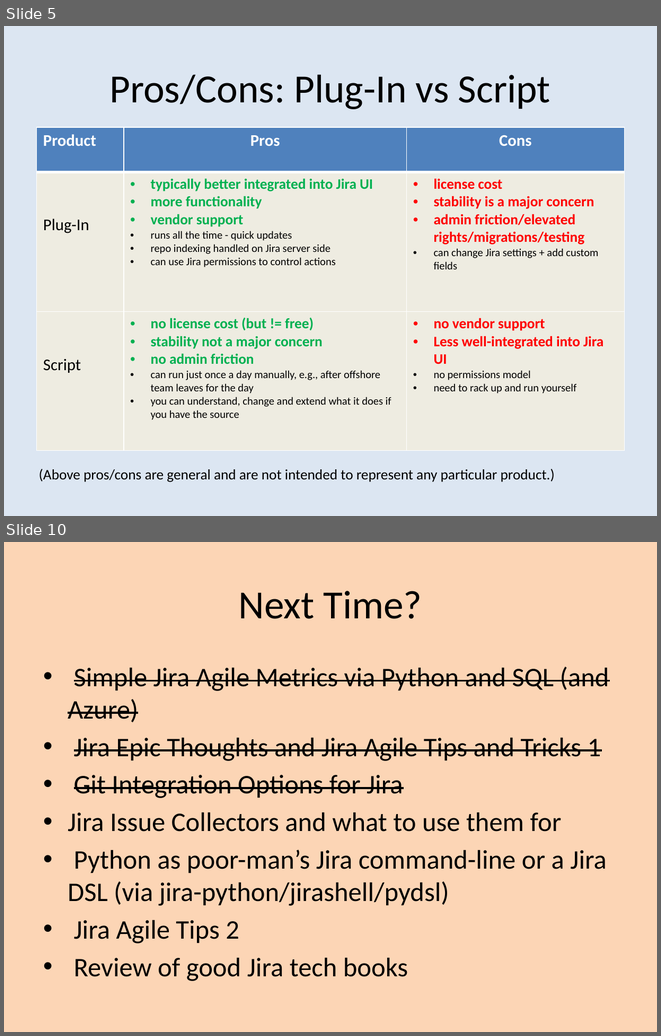
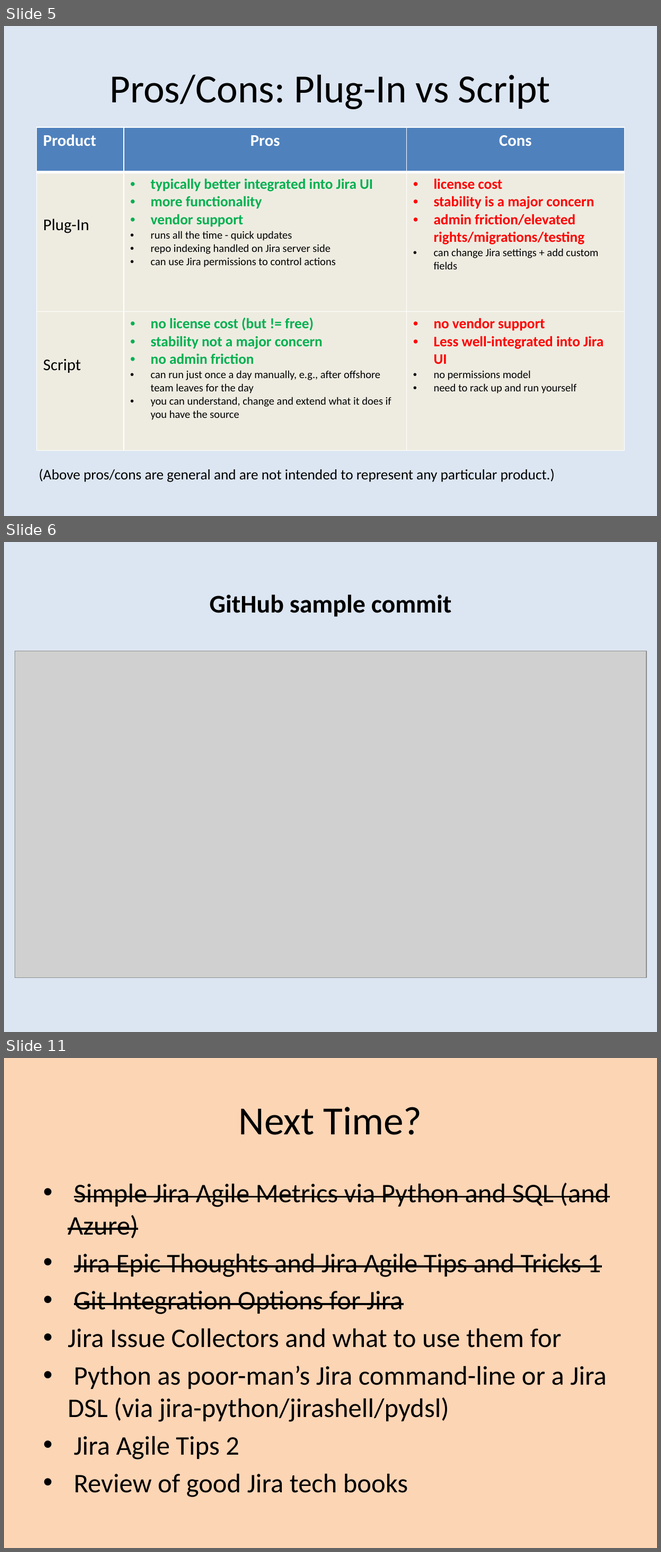
Before and after one commit to bobk/jirapresentations, a slide deck: Git Integration Options for Jira.pptx. Shown one above the other, each under a label of ours: slides 5 and 10 before the commit, slides 5, 6 and 11 after it; the slides between them are not shown. The pictures are 661x1036 and 661x1552 pixels, drawn with LibreOffice and Linux fonts; fonts in the diff are those of the drawing; grey boxes stand for pictures. Boxes give left, top, right and bottom in pixels: in the first picture for what was removed or moved away, otherwise in the second. Text is boxed around its words. In the diff, an @@ line names an element or a change of style, - is before the commit and + after.

```diff
--- a/Git Integration Options for Jira.pptx
+++ b/Git Integration Options for Jira.pptx
@@ slide 6 added at bbox=[4, 542, 657, 1032], background #DCE6F2 @@
@@ title added at bbox=[210, 594, 452, 617], 28 pt, text #000000, bold @@
+GitHub sample commit
@@ picture added at bbox=[15, 651, 646, 978] @@
@@ what was slide 10 is now slide 11 @@
```
Also in this commit, not shown: 6 slides changed.
